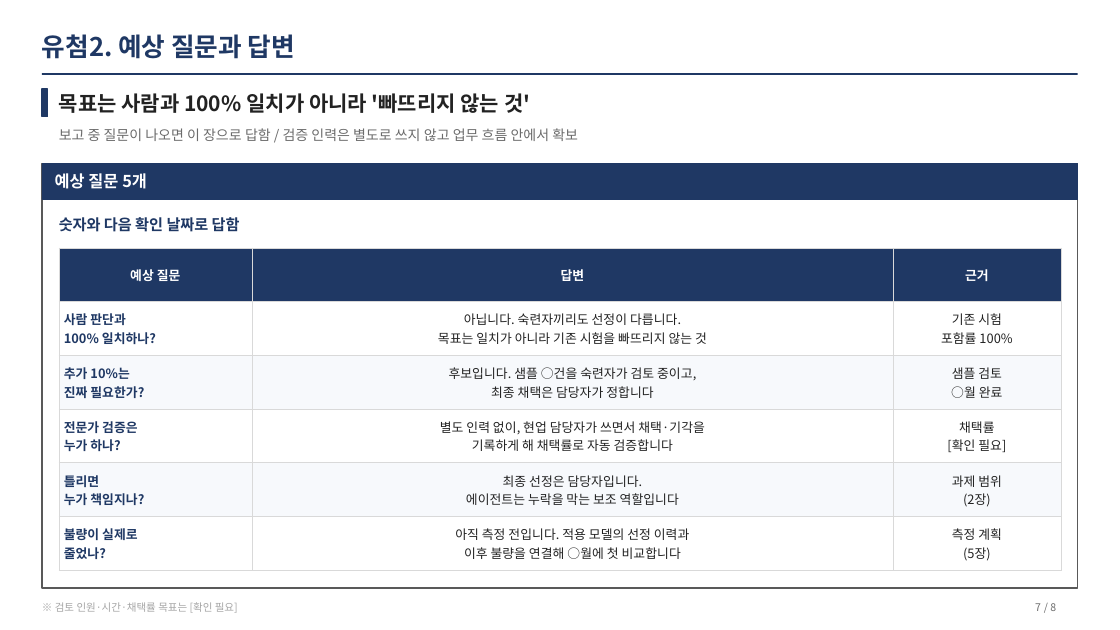
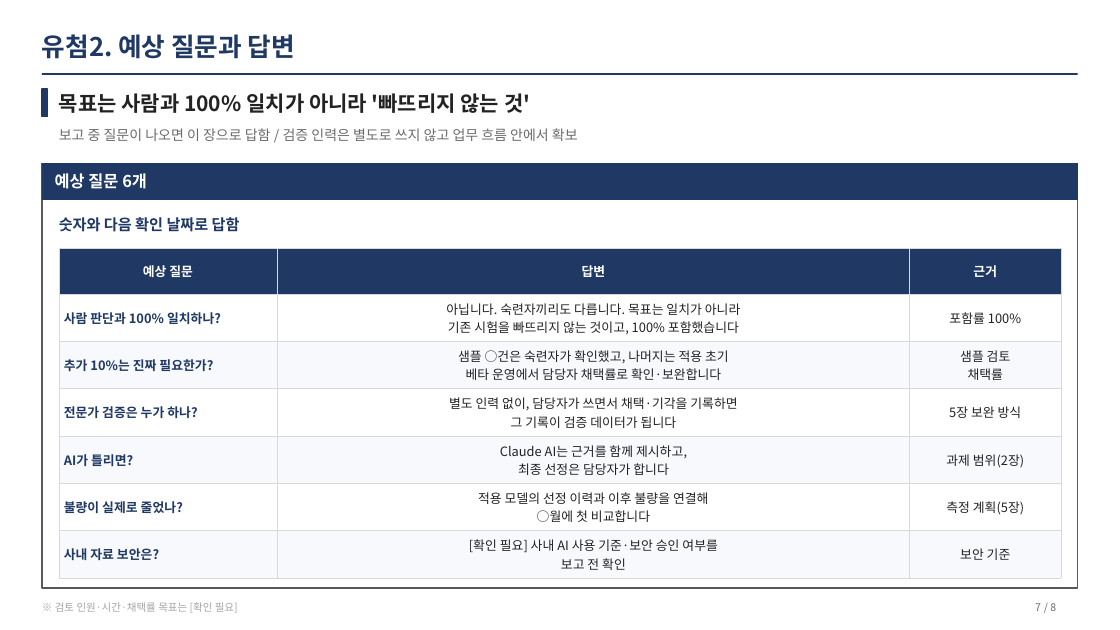
Before and after one commit to kimeungjin-cmd/Start1, a slide deck: slide 7 of output/vp/시험항목자동선정_성과보고.pptx. Drawn at 1120x630 pixels with LibreOffice and Linux fonts; fonts in the diff are those of the drawing. Boxes give left, top, right and bottom in pixels: in the first picture for what was removed or moved away, otherwise in the second. Text is boxed around its words. In the diff, an @@ line names an element or a change of style, - is before the commit and + after.

```diff
--- a/output/vp/시험항목자동선정_성과보고.pptx
+++ b/output/vp/시험항목자동선정_성과보고.pptx
@@ text at [55,173,147,189]: text changed @@
-예상 질문 5개
+예상 질문 6개
@@ table at [59,248,1061,574] @@
-row 2: 사람 판단과 / 100% 일치하나? | 아닙니다. 숙련자끼리도 선정이 다릅니다. / 목표는 일치가 아니라 기존 시험을 빠뜨리지 않는 것 | 기존 시험 / 포함률 100%
-row 3: 추가 10%는 / 진짜 필요한가? | 후보입니다. 샘플 ○건을 숙련자가 검토 중이고, / 최종 채택은 담당자가 정합니다 | 샘플 검토 / ○월 완료
-row 4: 전문가 검증은 / 누가 하나? | 별도 인력 없이, 현업 담당자가 쓰면서 채택·기각을 / 기록하게 해 채택률로 자동 검증합니다 | 채택률 / [확인 필요]
-row 5: 틀리면 / 누가 책임지나? | 최종 선정은 담당자입니다. / 에이전트는 누락을 막는 보조 역할입니다 | 과제 범위 / (2장)
-row 6: 불량이 실제로 / 줄었나? | 아직 측정 전입니다. 적용 모델의 선정 이력과 / 이후 불량을 연결해 ○월에 첫 비교합니다 | 측정 계획 / (5장)
+row 2: 사람 판단과 100% 일치하나? | 아닙니다. 숙련자끼리도 다릅니다. 목표는 일치가 아니라 / 기존 시험을 빠뜨리지 않는 것이고, 100% 포함했습니다 | 포함률 100%
+row 3: 추가 10%는 진짜 필요한가? | 샘플 ○건은 숙련자가 확인했고, 나머지는 적용 초기 / 베타 운영에서 담당자 채택률로 확인·보완합니다 | 샘플 검토 / 채택률
+row 4: 전문가 검증은 누가 하나? | 별도 인력 없이, 담당자가 쓰면서 채택·기각을 기록하면 / 그 기록이 검증 데이터가 됩니다 | 5장 보완 방식
+row 5: AI가 틀리면? | Claude AI는 근거를 함께 제시하고, / 최종 선정은 담당자가 합니다 | 과제 범위(2장)
+row 6: 불량이 실제로 줄었나? | 적용 모델의 선정 이력과 이후 불량을 연결해 / ○월에 첫 비교합니다 | 측정 계획(5장)
+row 7: 사내 자료 보안은? | [확인 필요] 사내 AI 사용 기준·보안 승인 여부를 / 보고 전 확인 | 보안 기준
```
Also in this commit, not shown: 4 other slides changed, 4 other files.
